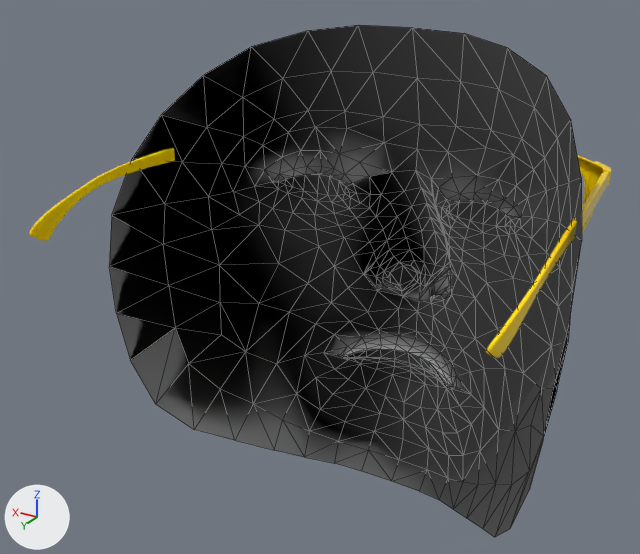
An edit to the glTF model ARFilters/YellowGlasses/scene.gltf, drawn before and after from the same camera.
Rendered twice from a 50 mm camera at (-0.1273, 0.2257, 0.1219) aimed at (0.0119, -0.0064, 0.0059). Lighting does not change. The marker at lower left points along +X, +Y and +Z. Mesh edges are drawn as thin lines on the coarser meshes. Where no turn or scale is listed for an object, it has been applied to the vertices.

Names of what the first picture shows: 'am_body', 'facemesh'.
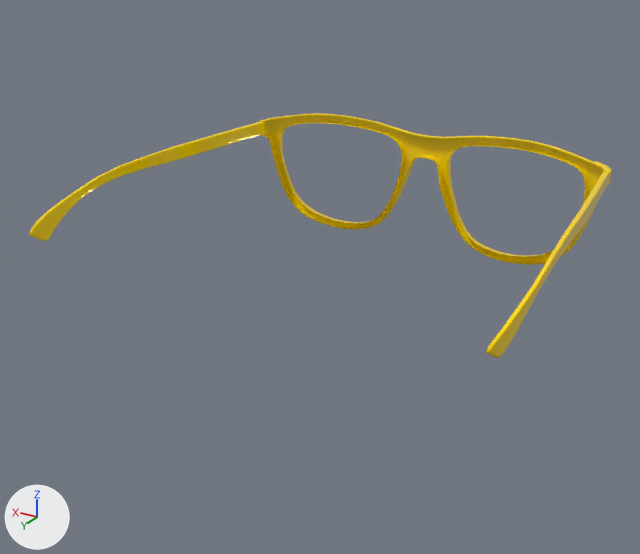
What changed in the scene script:
```text
Remove ob_facemesh:
    ob_facemesh = bpy.data.objects.new('facemesh', me_mesh)
    ob_facemesh.location = (0.0, 0.0, 0.0)
```

Location of each change, [x1, y1, x2, y2] in pixels of the pictures (640 x 554 px):
'facemesh', deleted
    before: [109, 25, 582, 537]
'am_body', unchanged, uncovered by the edit
    before: [29, 148, 611, 358]
    after: [29, 114, 611, 358]
